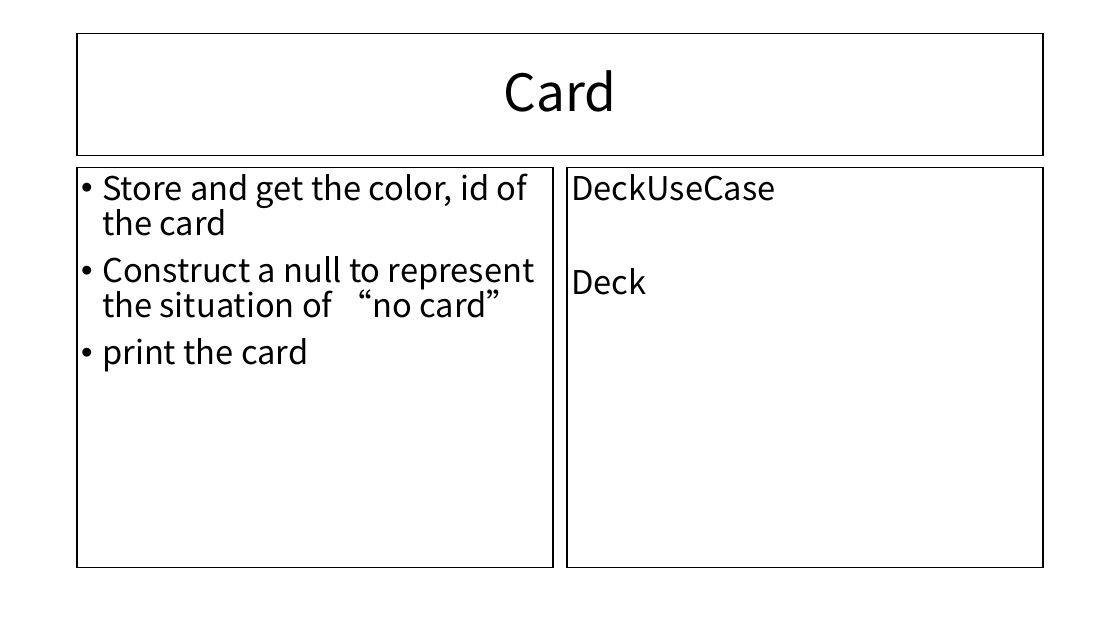
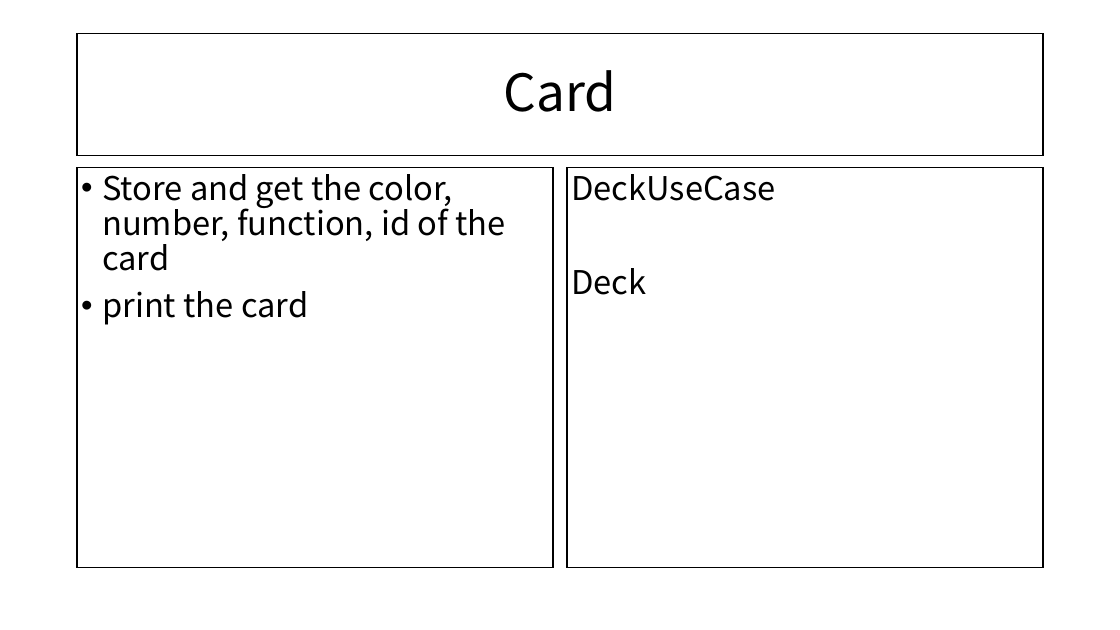
Before and after one commit to CSC207-UofT/course-project-bugwatcher_group036, a slide deck: slide 8 of phase0/CRC MODEL.pptx. Drawn at 1120x630 pixels with LibreOffice and Linux fonts; fonts in the diff are those of the drawing. Boxes give left, top, right and bottom in pixels: in the first picture for what was removed or moved away, otherwise in the second. Text is boxed around its words. In the diff, an @@ line names an element or a change of style, - is before the commit and + after.

```diff
--- a/phase0/CRC MODEL.pptx
+++ b/phase0/CRC MODEL.pptx
@@ text at box(102, 167, 505, 271): text changed @@
-• Store and get the color, id of the card
-• Construct a null to represent the situation of “no card”
+• Store and get the color, number, function, id of the card
```
Also in this commit, not shown: 2 slides removed, 4 other files.
